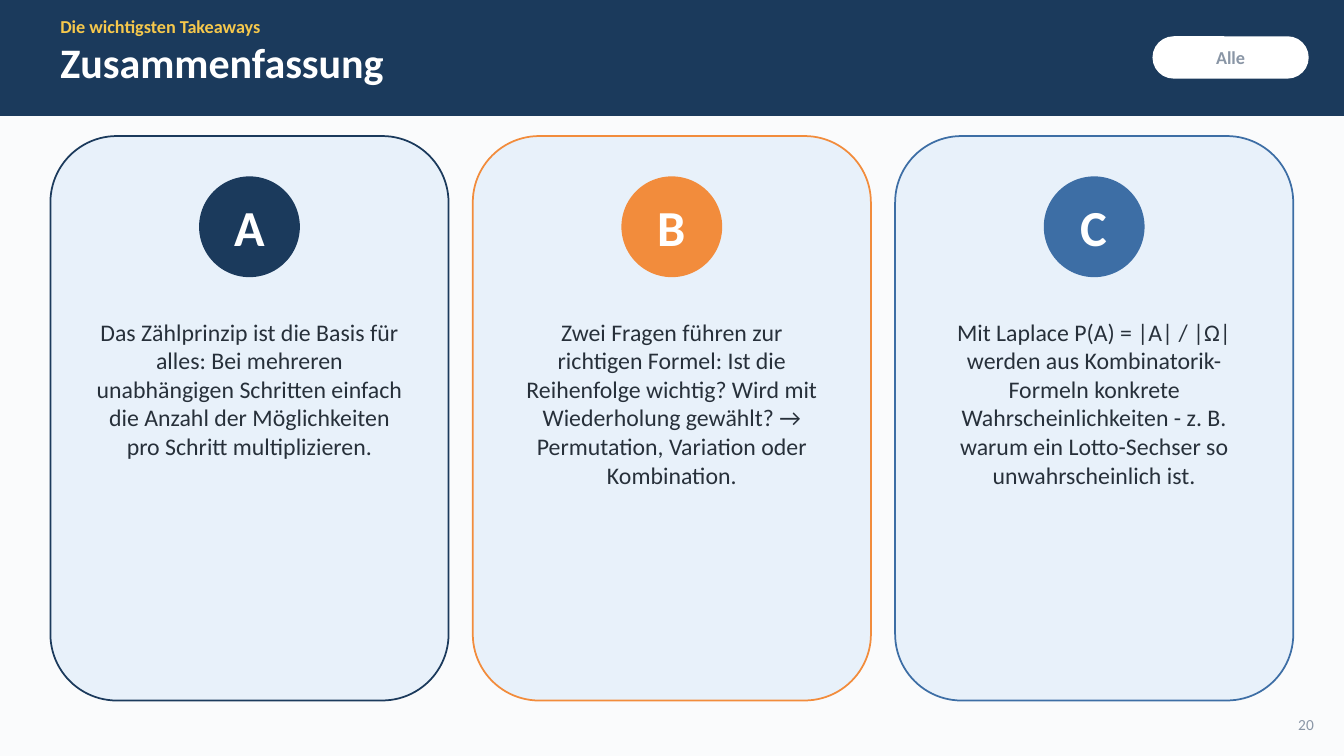
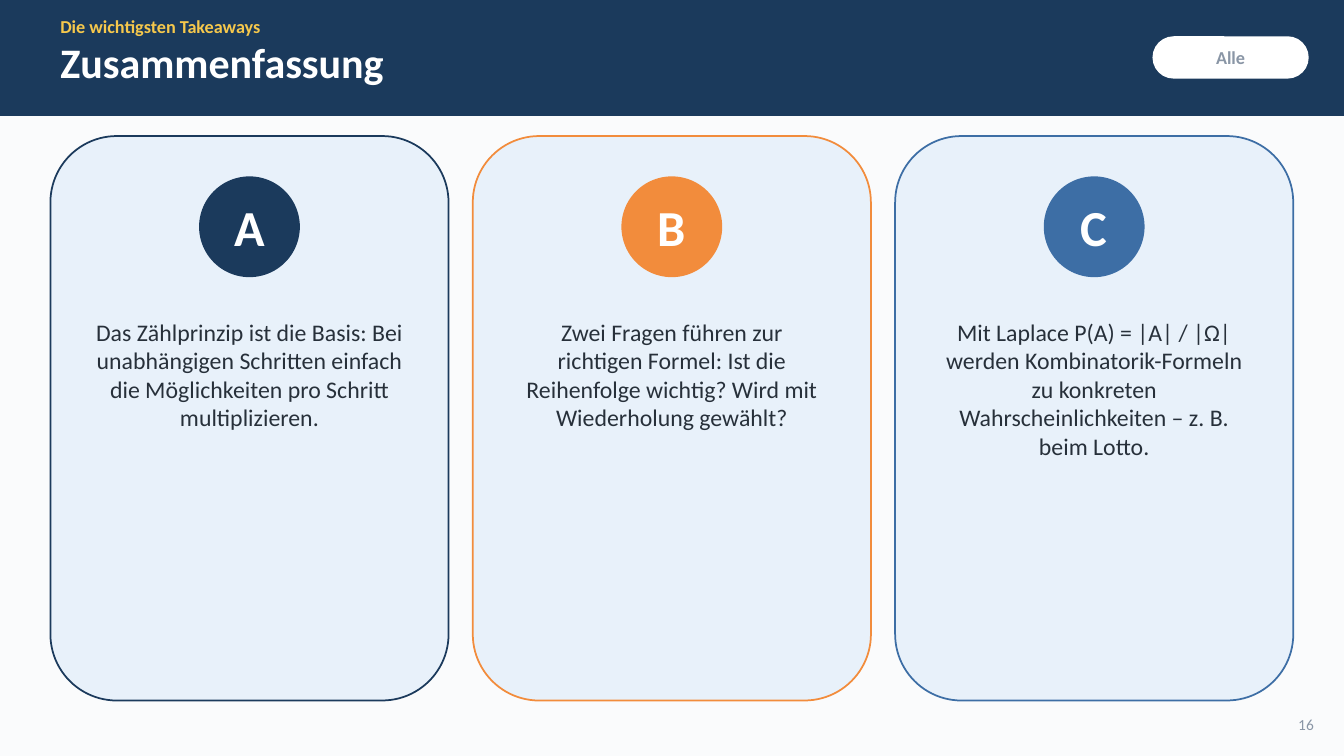
Before and after one commit to simonschick240308-hash/stuff4staff-upgrade, a slide deck: slide 16 of kombinatorik-praesentation/kombinatorik_praesentation.pptx (slide 20 before the commit). Drawn at 1344x756 pixels with LibreOffice and Linux fonts; fonts in the diff are those of the drawing. Boxes give left, top, right and bottom in pixels: in the first picture for what was removed or moved away, otherwise in the second. Text is boxed around its words. In the diff, an @@ line names an element or a change of style, - is before the commit and + after.

```diff
--- a/kombinatorik-praesentation/kombinatorik_praesentation.pptx
+++ b/kombinatorik-praesentation/kombinatorik_praesentation.pptx
@@ text at [96,324,402,430]: text changed @@
-Das Zählprinzip ist die Basis für alles: Bei mehreren unabhängigen Schritten einfach die Anzahl der Möglichkeiten pro Schritt multiplizieren.
+Das Zählprinzip ist die Basis: Bei unabhängigen Schritten einfach die Möglichkeiten pro Schritt multiplizieren.
@@ text at [526,324,817,430]: text changed @@
-Zwei Fragen führen zur richtigen Formel: Ist die Reihenfolge wichtig? Wird mit Wiederholung gewählt? → Permutation, Variation oder Kombination.
+Zwei Fragen führen zur richtigen Formel: Ist die Reihenfolge wichtig? Wird mit Wiederholung gewählt?
@@ text at [946,324,1242,455]: text changed @@
-Mit Laplace P(A) = |A| / |Ω| werden aus Kombinatorik-Formeln konkrete Wahrscheinlichkeiten - z. B. warum ein Lotto-Sechser so unwahrscheinlich ist.
+Mit Laplace P(A) = |A| / |Ω| werden Kombinatorik-Formeln zu konkreten Wahrscheinlichkeiten – z. B. beim Lotto.
@@ text at [1298,719,1314,730]: text changed @@
-20
+16
```
Also in this commit, not shown: 8 other slides changed, 7 slides added, 11 slides removed, 5 other files.
